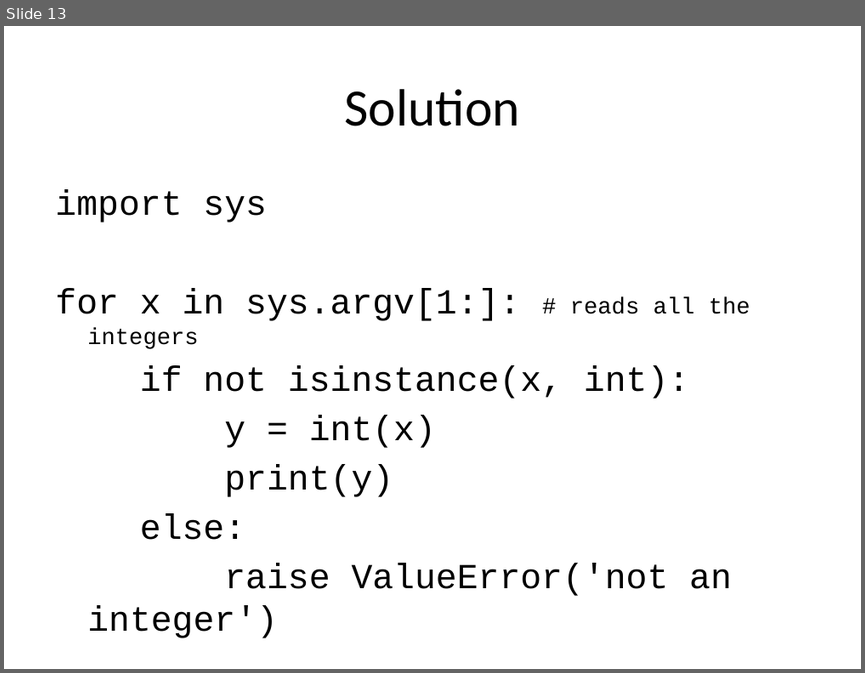
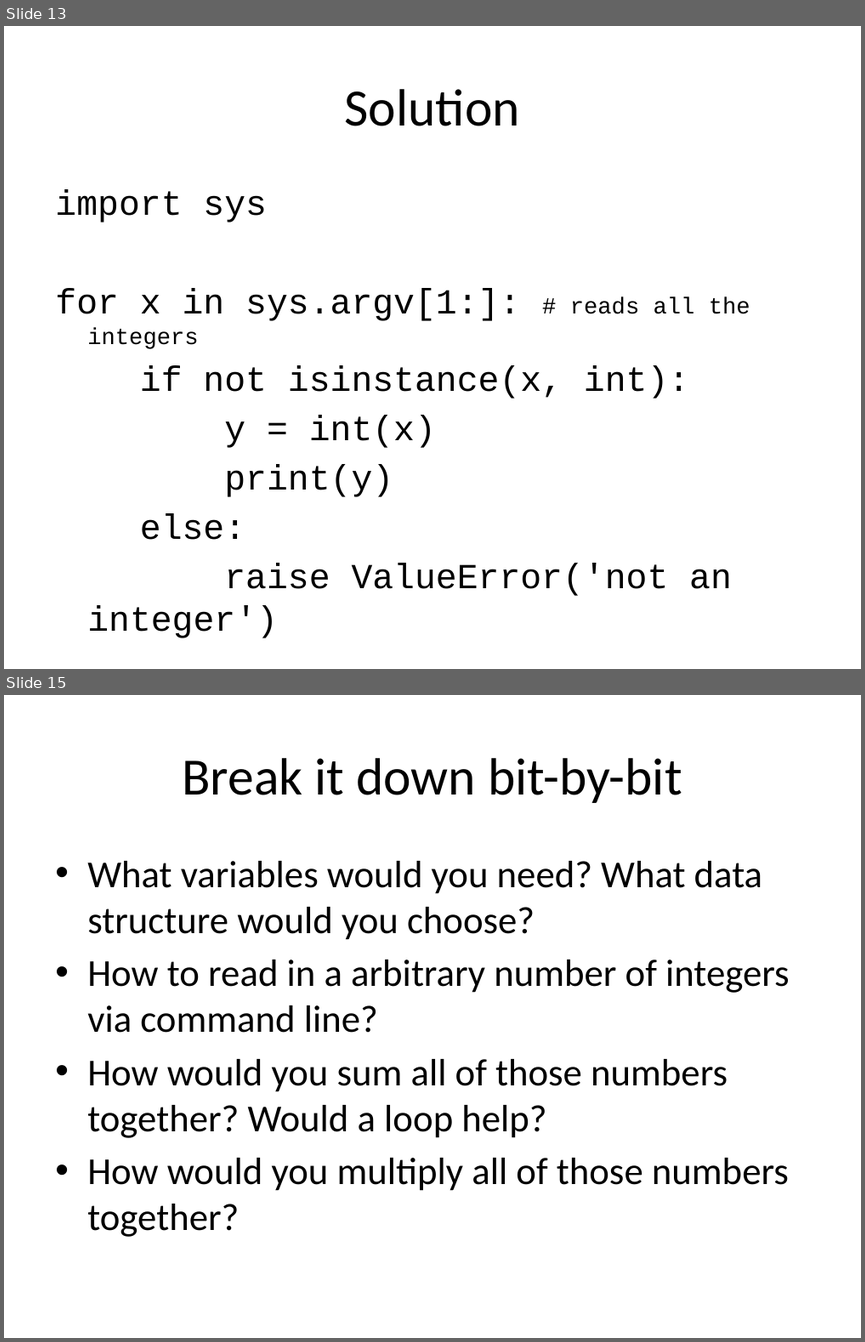
Before and after one commit to purcellconsult/python-mastery-crashcourse-one, a slide deck: slide_decks/commandlne_arguments_python.pptx. Shown one above the other, each under a label of ours: slide 13 before the commit, slides 13 and 15 after it; the slides between them are not shown. The pictures are 865x673 and 865x1342 pixels, drawn with LibreOffice and Linux fonts; fonts in the diff are those of the drawing. Boxes give left, top, right and bottom in pixels: in the first picture for what was removed or moved away, otherwise in the second. Text is boxed around its words. In the diff, an @@ line names an element or a change of style, - is before the commit and + after.

Commit message:
adding commandline option lesson

```diff
--- a/slide_decks/commandlne_arguments_python.pptx
+++ b/slide_decks/commandlne_arguments_python.pptx
@@ slide 15 added at box(4, 695, 861, 1338), background #FFFFFF @@
@@ title added at box(182, 758, 682, 803), 44 pt, text #000000 @@
+Break it down bit-by-bit
@@ text added at box(87, 861, 789, 1236), 32 pt, text #000000 @@
+• What variables would you need? What data structure would you choose?
+• How to read in a arbitrary number of integers via command line?
+• How would you sum all of those numbers together? Would a loop help?
+• How would you multiply all of those numbers together?
```
Also in this commit, not shown: 2 slides changed, 7 other slides added, 9 slides removed, 4 other files.
